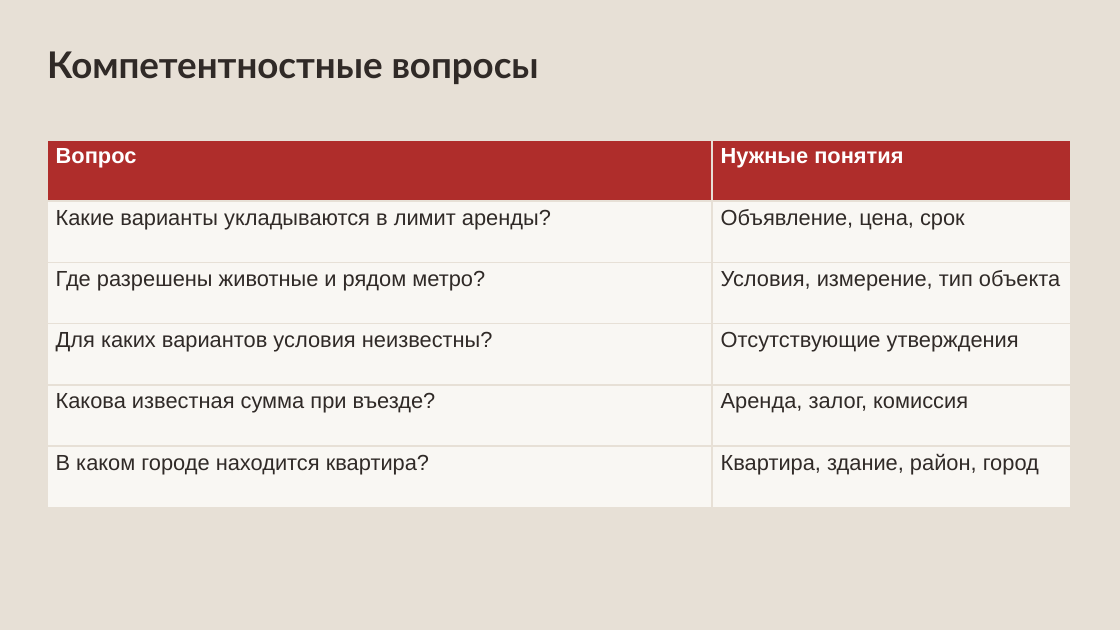
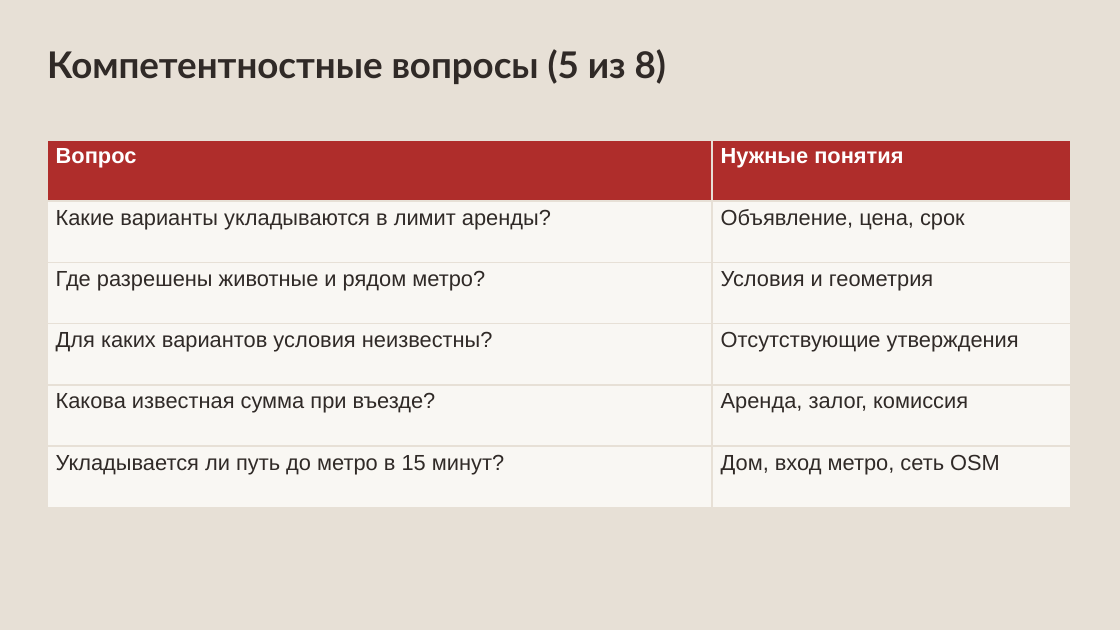
Before and after one commit to Megadeth2006/Knowledge_graphs, a slide deck: slide 8 of rental_kg_materials/1Stage.pptx. Drawn at 1120x630 pixels with LibreOffice and Linux fonts; fonts in the diff are those of the drawing. Boxes give left, top, right and bottom in pixels: in the first picture for what was removed or moved away, otherwise in the second. Text is boxed around its words. In the diff, an @@ line names an element or a change of style, - is before the commit and + after.

```diff
--- a/rental_kg_materials/1Stage.pptx
+++ b/rental_kg_materials/1Stage.pptx
@@ text at bbox=[47, 49, 666, 84]: text changed @@
-Компетентностные вопросы
+Компетентностные вопросы (5 из 8)
@@ table at bbox=[47, 140, 1071, 508] @@
-row 3, column 2: Условия, измерение, тип объекта
+row 3, column 2: Условия и геометрия
-row 6, column 1: В каком городе находится квартира?
+row 6, column 1: Укладывается ли путь до метро в 15 минут?
-row 6, column 2: Квартира, здание, район, город
+row 6, column 2: Дом, вход метро, сеть OSM
```
Also in this commit, not shown: 7 other slides changed, 1 slide added, 1 slide removed, 48 other files.
